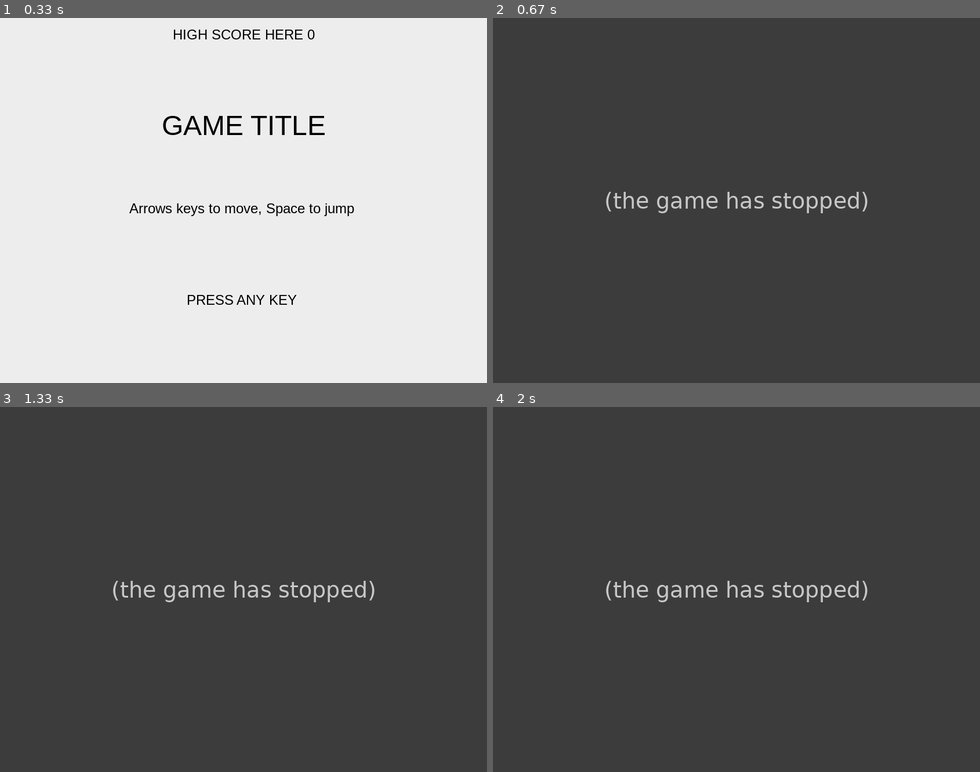
Above: before the commit, frames 1-4 (two rows, left to right).
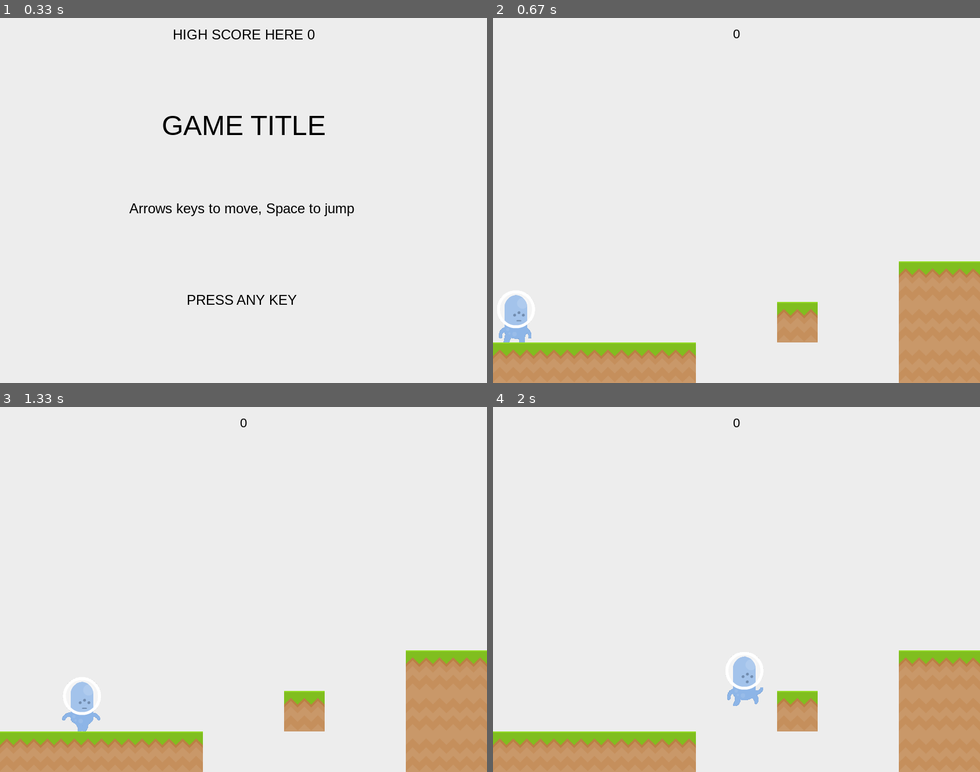
Above: after the commit, the same moments.

Repository: MatthewDudley/PyGame-Platformer
Game: pygame game, started from PlatformOne/main.py
The game is run twice, just before and just after one commit, with the same random seed, the same clock (stepped at 60 frames per second) and the same inputs.
Inputs:
- Up to frame 1 (0.33 s): no input
- Up to frame 2 (0.67 s): tap Enter at 0.33 s
- Up to frame 3 (1.33 s): tap Space at 0.67, 1.07 s; hold Right from 1 s (still down)
- Up to frame 4 (2 s): tap Space at 1.37, 1.57, 1.87 s; release Right at 1.47 s; hold Right 1.5-1.97 s

Frame 1 is identical in both runs. In frame 2, 100% of the frame differs, in the area x 0-100%, y 0-100%; in frame 3, 100%; in frame 4, 100%.
Error before the commit: UnboundLocalError: cannot access local variable 'lowest' where it is not associated with a v...; the game stopped at 0.6 s (later frames are placeholders)

Commit message:
Updated jumping animation to left and right Updated collision detection some, still needs improvement

Diff:
--- a/PlatformOne/main.py
+++ b/PlatformOne/main.py
@@ -1,6 +1,6 @@
 # Credits
-    # Art from Kenny.nl
-    # Music - Grasslands Theme - https://opengameart.org/content/platformer-game-music-pack
+# Art from Kenny.nl
+#  Music - Grasslands Theme - https://opengameart.org/content/platformer-game-music-pack
 
 import pygame as pg
 import random
@@ -121,18 +121,18 @@
     def update(self):
         # Game Loop - Update
         self.all_sprites.update()
+
         # collisions
         hits = pg.sprite.spritecollide(self.player, self.platforms, False)
         if hits:
-            #lowest = hits[0]
+            lowest = hits[0]
             for hit in hits:
                 if hit.rect.bottom > lowest.rect.bottom:
                     lowest = hit
-            if self.player.pos.x < lowest.rect.right + 20 and self.player.pos.x > lowest.rect.left - 20:
-                if self.player.pos.y < lowest.rect.centery:
-                    self.player.pos.y = lowest.rect.top
-                    self.player.vel.y = 0
-                    self.player.jumping = False
+            if self.player.pos.y < lowest.rect.centery:
+                self.player.pos.y = lowest.rect.top
+                self.player.vel.y = 0
+                self.player.jumping = False
 
         # Camera movement forward
         if self.player.rect.right > ((2 / 3) * WIDTH):
--- a/PlatformOne/sprites.py
+++ b/PlatformOne/sprites.py
@@ -47,8 +47,12 @@
             frame.set_colorkey(BLACK)
             self.walk_frames_l.append(pg.transform.flip(frame, True, False))
 
-        self.jump_frame = self.game.sprite_alien.get_image(67, 192, 66, 93)
-        self.jump_frame.set_colorkey(BLACK)
+        self.jump_frame = [self.game.sprite_alien.get_image(67, 192, 66, 93)]
+
+        self.jump_frame_l = []
+        for frame in self.jump_frame:
+            frame.set_colorkey(BLACK)
+            self.jump_frame_l.append(pg.transform.flip(frame, True, False))
 
     def jump(self):
         now = pg.time.get_ticks()
@@ -61,9 +65,13 @@
             self.jumping = True
             self.vel.y = -PLAYER_JUMP
             self.last_update = now
-            #self.current_frame = (self.current_frame + 1) % len(self.jump_frame)
+            self.current_frame = (self.current_frame + 1) % len(self.jump_frame)
             bottom = self.rect.bottom
-            self.image = self.jump_frame
+            print(self.vel.x )
+            if self.vel.x >= 0:
+                self.image = self.jump_frame[0]
+            else:
+                self.image = self.jump_frame_l[0]
             self.rect = self.image.get_rect()
             self.rect.bottom = bottom
 
--- a/_mac/laf.xml
+++ /dev/null
@@ -1,5 +0,0 @@
-<application>
-  <component name="LafManager">
-    <laf class-name="com.intellij.ide.ui.laf.IntelliJLaf" />
-  </component>
-</application>
